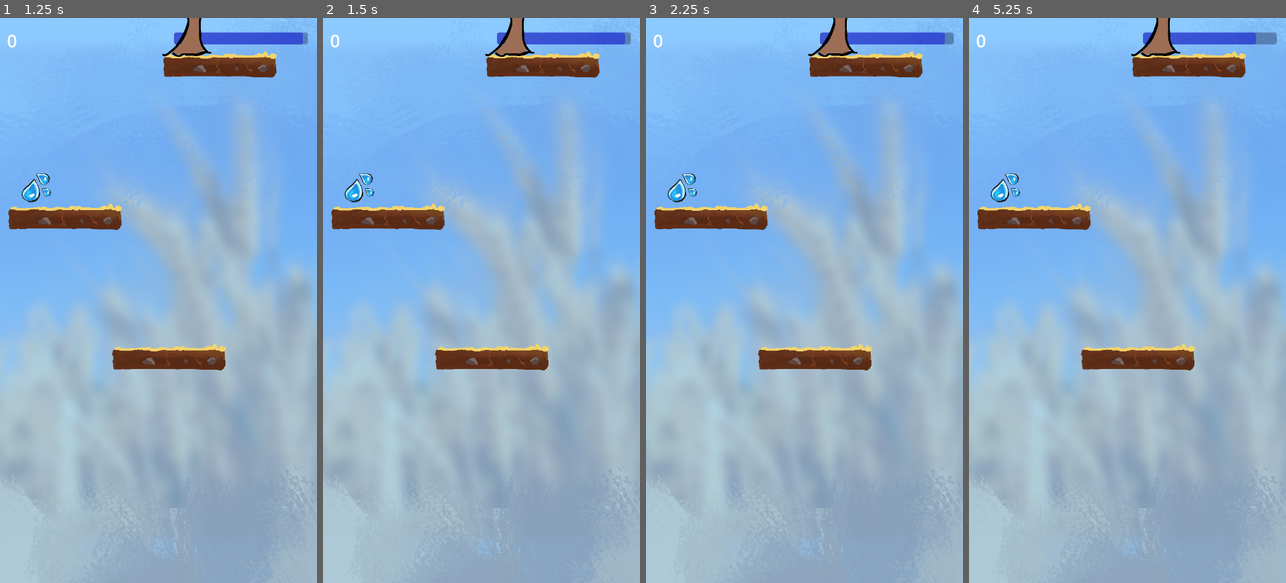
Above: before the commit, frames 1-4 (left to right).
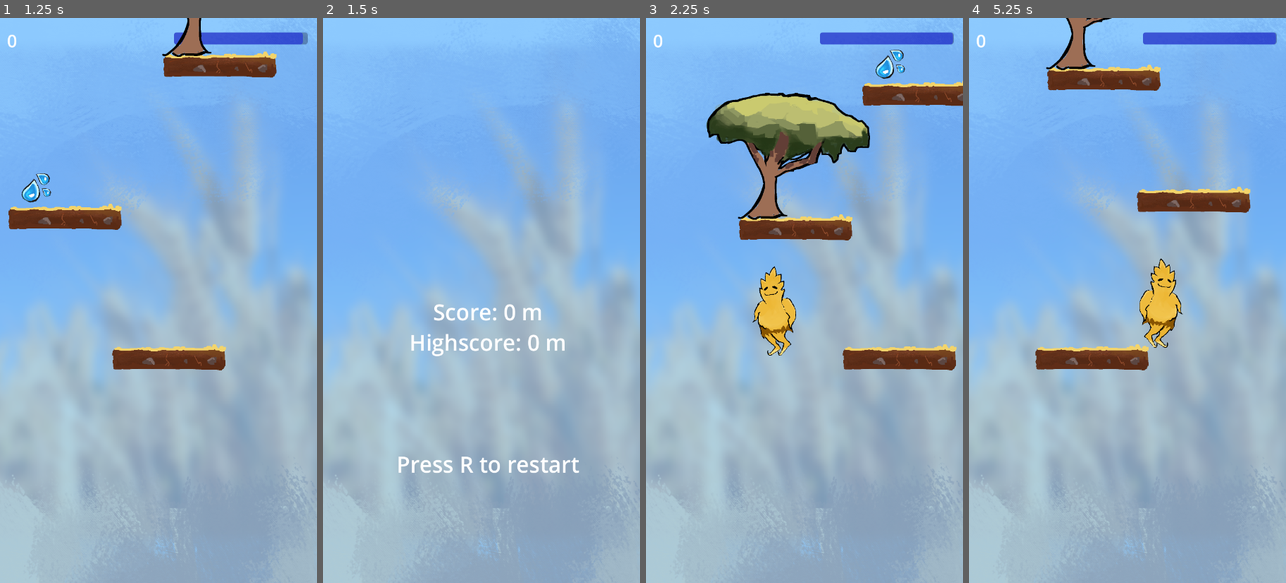
Above: after the commit, the same moments.

Repository: DannyIsYog/Trigo-Jump
Game: Godot game, scene res://Game/Scenes/MainScene.tscn
The game is run twice, just before and just after one commit, with the same random seed, the same clock (stepped at 60 frames per second) and the same inputs.
Inputs:
- Up to frame 1 (1.25 s): hold D (right) from 0.53 s (still down); tap Space (jump) at 0.77 s
- Up to frame 2 (1.5 s): keep holding D (right); tap Enter at 1.25 s
- Up to frame 3 (2.25 s): tap Space (jump) at 1.52 s; tap R (restart) at 2 s; release D (right) at 2.03 s; hold A (left) from 2.03 s (still down)
- Up to frame 4 (5.25 s): tap R (restart) at 2.75, 4.25, 5 s; release A (left) at 2.78 s; hold D (right) 2.78-4.28 s; tap Space (jump) at 3.02, 3.77, 4.52 s; hold A (left) 4.28-5.03 s; hold D (right) from 5.03 s (still down)

Frame 1 is identical in both runs. In frame 2, 7.1% of the frame differs, in the area x 2-98%, y 0-81%; in frame 3, 15%, in the area x 2-100%, y 0-63%; in frame 4, 9.5%.

Commit message:
Redo stuff

Diff:
--- a/Objects/Scenes/camera_2d.tscn
+++ b/Objects/Scenes/camera_2d.tscn
@@ -4,7 +4,7 @@
 [ext_resource type="Script" path="res://Objects/Scripts/destroyArea.gd" id="2_yen3t"]
 
 [sub_resource type="RectangleShape2D" id="RectangleShape2D_okfqs"]
-size = Vector2(803, 203)
+size = Vector2(7792, 203)
 
 [node name="Camera2D" type="Camera2D"]
 limit_left = 0
--- a/Objects/Scenes/sobreiro.tscn
+++ b/Objects/Scenes/sobreiro.tscn
@@ -4,12 +4,13 @@
 [ext_resource type="Texture2D" uid="uid://88wriiuxap06" path="res://Assets/Sprites/sobreiro.png" id="2_60l5j"]
 
 [sub_resource type="RectangleShape2D" id="RectangleShape2D_jbtor"]
-size = Vector2(128, 128)
+size = Vector2(330, 200)
 
 [node name="Sobreiro" type="Area2D"]
 script = ExtResource("1_6d807")
 
 [node name="CollisionShape2D" type="CollisionShape2D" parent="."]
+position = Vector2(55, -30)
 shape = SubResource("RectangleShape2D_jbtor")
 
 [node name="Icon" type="Sprite2D" parent="."]
Not shown: 1 places in Game/Scenes/MainScene.tscn that only renumber resources
